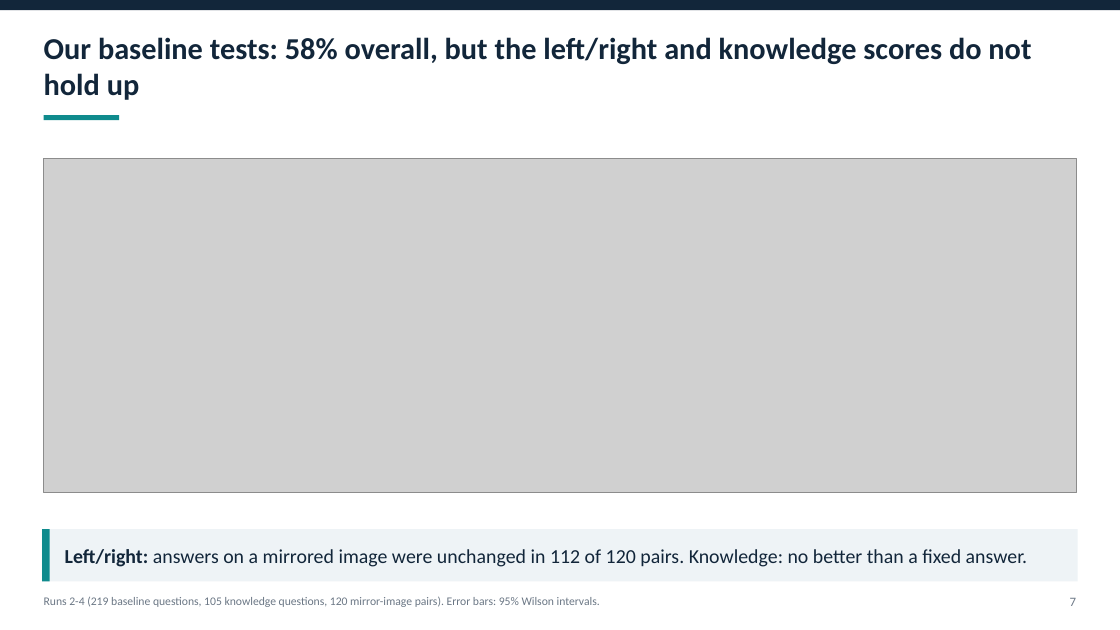
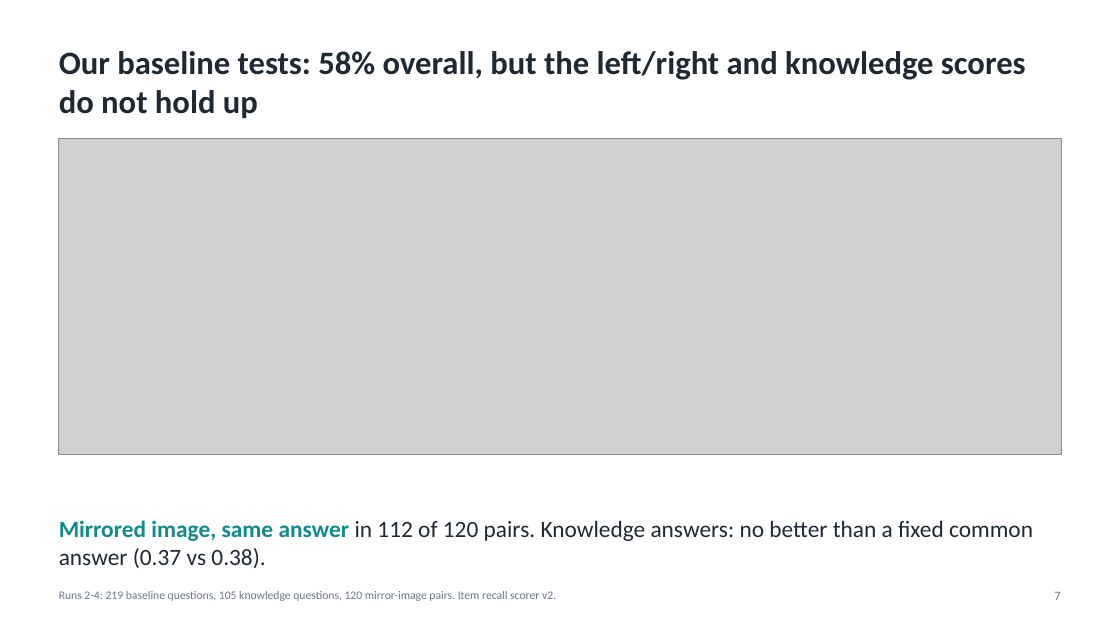
Before and after one commit to Ankritjarngal/medvqa-cxr-chexagent, a slide deck: slide 7 of deliverables/presentation/Medical_VQA_CXR_Project_Presentation.pptx. Drawn at 1120x630 pixels with LibreOffice and Linux fonts; fonts in the diff are those of the drawing; grey boxes stand for pictures. Boxes give left, top, right and bottom in pixels: in the first picture for what was removed or moved away, otherwise in the second. Text is boxed around its words. In the diff, an @@ line names an element or a change of style, - is before the commit and + after.

```diff
--- a/deliverables/presentation/Medical_VQA_CXR_Project_Presentation.pptx
+++ b/deliverables/presentation/Medical_VQA_CXR_Project_Presentation.pptx
@@ rectangle removed at [0,0,1120,10] @@
@@ text "Our baseline tests: 58% overall, ...": place and size @@
-text "Our baseline tests: 58% overall, ..." at [44,37,1031,100]
+text "Our baseline tests: 58% overall, ..." at [59,51,1026,118]
@@ text "Our baseline tests: 58% overall, ..." at [59,51,1026,118]: size 26 to 28 pt, text colour #12263A to #1F2933; vertical alignment middle to top @@
@@ rectangle removed at [44,115,119,120] @@
@@ picture: place and size @@
-picture at [44,158,1077,492]
+picture at [59,139,1061,455]
@@ rectangle removed at [42,529,1078,581] @@
@@ rectangle removed at [42,529,50,581] @@
@@ text at [59,520,1033,568]: text changed; size 17 to 20 pt; text colour #12263A to #1F2933 @@
-Left/right: answers on a mirrored image were unchanged in 112 of 120 pairs. Knowledge: no better than a fixed answer.
+Mirrored image, same answer in 112 of 120 pairs. Knowledge answers: no better than a fixed common answer (0.37 vs 0.38).
@@ text "Mirrored image, same answer in ..." at [59,520,1033,568]: vertical alignment middle to top @@
@@ text at [59,591,556,601]: text changed @@
-Runs 2-4 (219 baseline questions, 105 knowledge questions, 120 mirror-image pairs). Error bars: 95% Wilson intervals.
+Runs 2-4: 219 baseline questions, 105 knowledge questions, 120 mirror-image pairs. Item recall scorer v2.
@@ text "7": place and size @@
-text "7" at [1070,598,1076,606]
+text "7" at [1054,592,1060,600]
```
Also in this commit, not shown: 9 other slides changed, 2 slides added, 2 slides removed, 56 other files.
